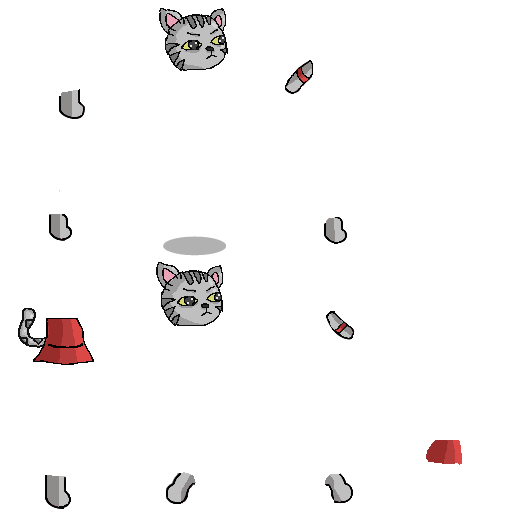
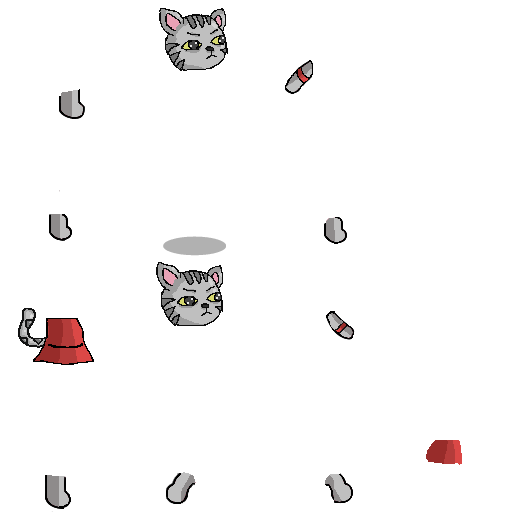
Two versions of the same layered image (512 × 512). Layer-by-layer changes:
painted on "3-Sylvia_tex Copy" over box(163, 8, 207, 287)
